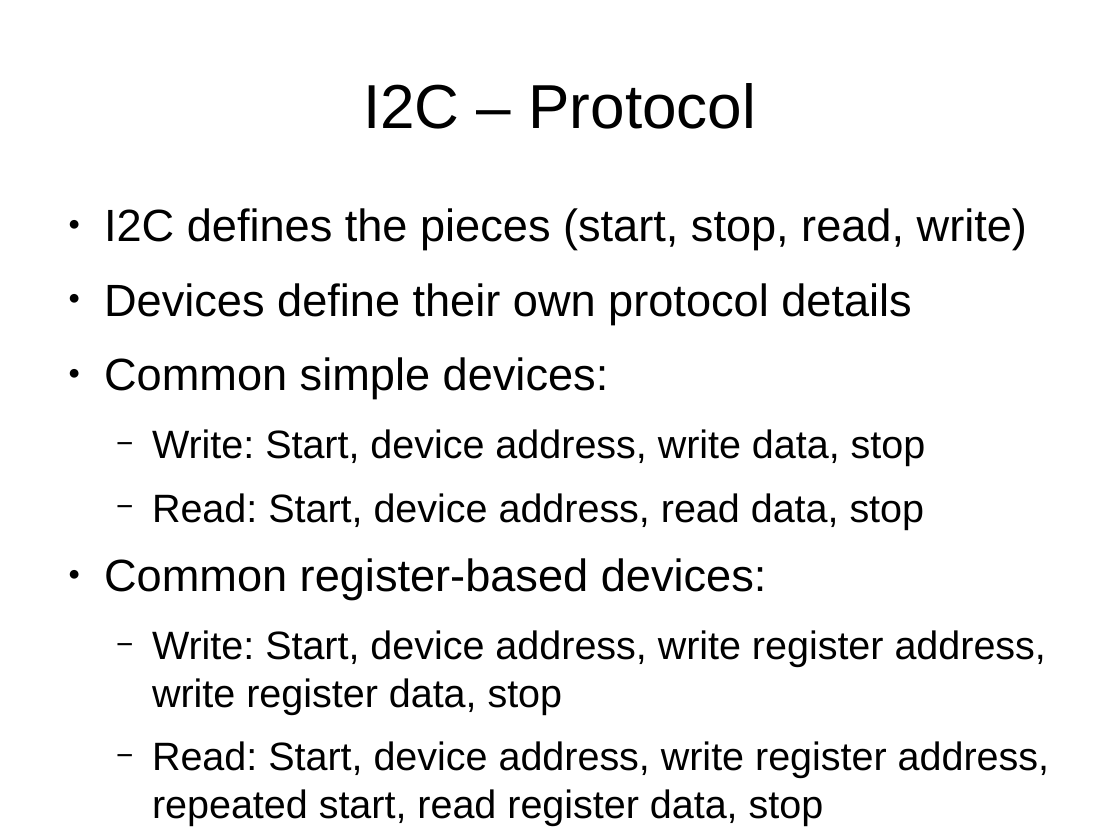
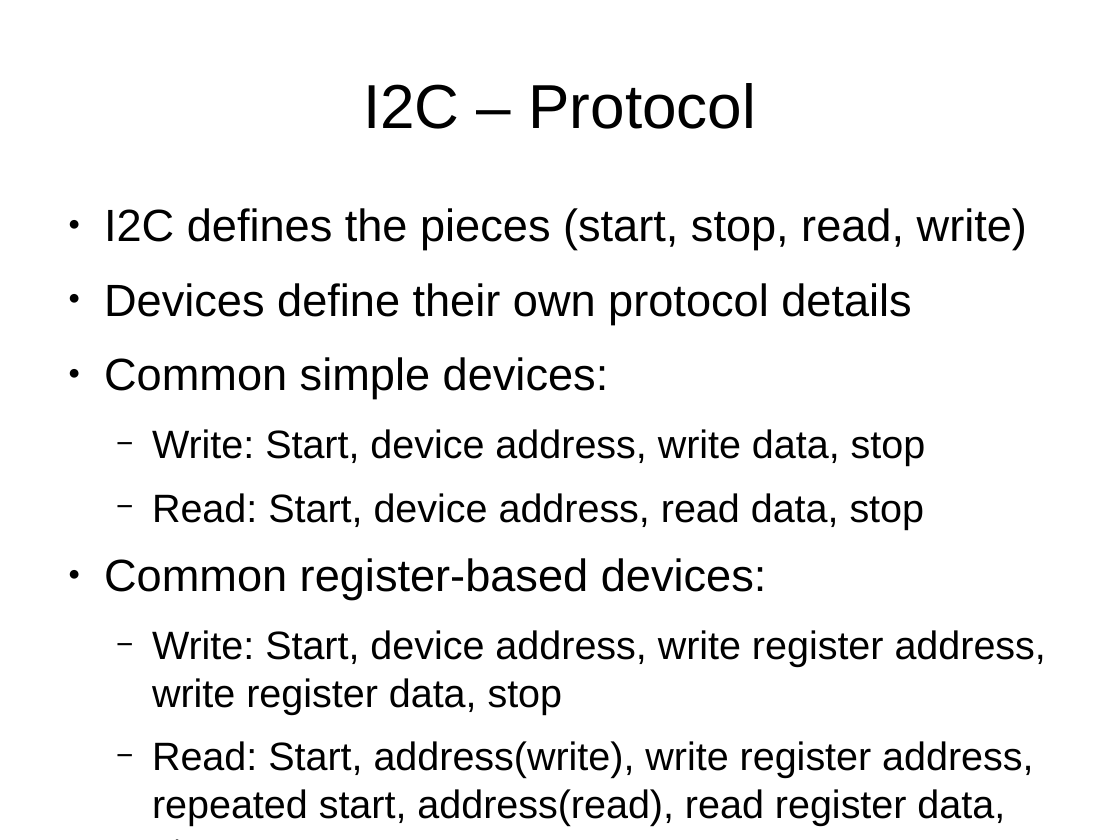
Before and after one commit to swarren/presentations, a slide deck: slide 20 of bus-protocols/bus-protocols.odp. Drawn at 1120x840 pixels with LibreOffice and Linux fonts; fonts in the diff are those of the drawing. Boxes give left, top, right and bottom in pixels: in the first picture for what was removed or moved away, otherwise in the second. Text is boxed around its words. In the diff, an @@ line names an element or a change of style, - is before the commit and + after.

Commit message:
Bus protocols: more tweaks during my final review
... and add a PDF version.

```diff
--- a/bus-protocols/bus-protocols.odp
+++ b/bus-protocols/bus-protocols.odp
@@ text at (152,741,1033,825): text changed @@
-  − Read: Start, device address, write register address, repeated start, read register data, stop
+  − Read: Start, address(write), write register address, repeated start, address(read), read register data, stop
```
Also in this commit, not shown: 16 other slides changed, 1 other file.
